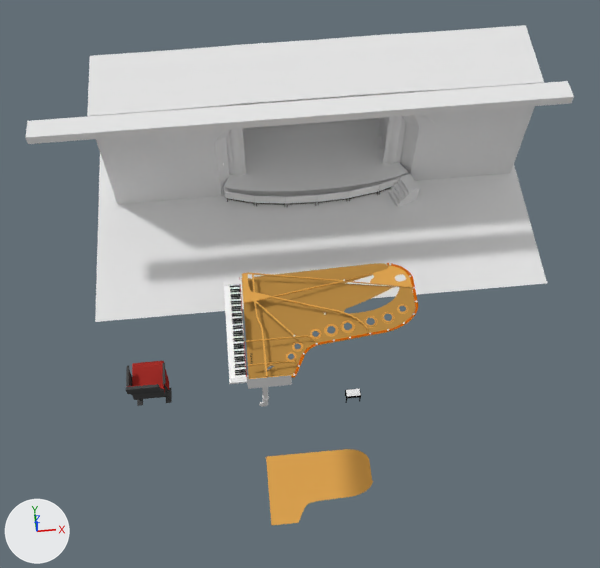
The Blender file piano2.blend as it was, and as the next commit left it.
Rendered twice from a 50 mm lens placed at (-7.6, -50.9, 69.4), pointed at (-3.2, -5.0, -11.9). Every picture has the same lights, and +X, +Y and +Z are marked at lower left.

In view in the first picture: 'audience seat red parts', 'curtains', 'floor', 'piano insides', 'piano insides.001', 'piano insides.002', 'stage', 'stage.001', 'top bar', 'walls'.
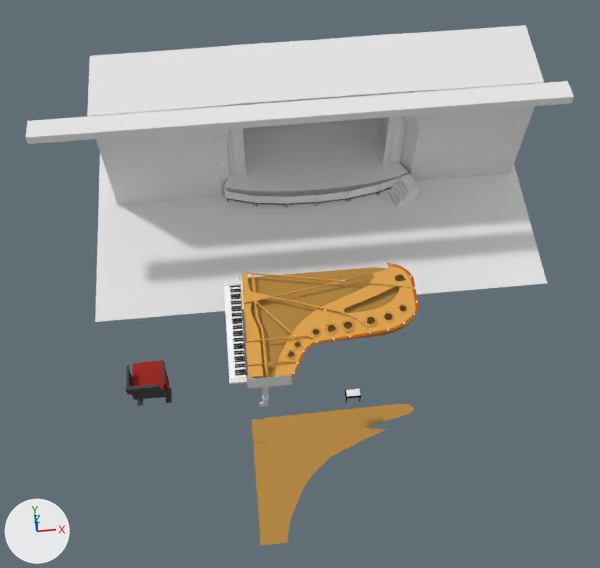
Boxes (x1, y1, x2, y2) around the edits, measured in the pictures (600 x 568 px):
'piano insides.001', reshaped, moved, turned
    before: (242, 263, 415, 378)
    after: (274, 284, 415, 377)
'piano insides.003', added
    after: (252, 404, 414, 546)
'piano insides', reshaped (56% shorter)
    before: (242, 265, 412, 525)
    after: (242, 265, 412, 380)
'piano insides.005', added
    after: (248, 267, 414, 378)
'piano insides.002', moved, turned
    before: (291, 263, 418, 378)
    after: (291, 263, 418, 376)
'piano insides.004', added (orange)
    after: (286, 304, 408, 360)
part 2 of me_cube_006, deleted (orange)
    before: (266, 304, 408, 525)
part 3 of me_cube_006, cut back
    before: (249, 301, 377, 379)
    after: (243, 297, 369, 380)

The change, as a list of edits to the scene's bpy script:
```text
Change me_cube_008:
    used by ob_piano_insides_001; location = (-2.5, -18.8, 5.5); rotation_euler = (0.0, -0.0563, 0.0), in degrees (0, -3.2, 0); scale = (8.51, 5.18, 1.0)
    remove me_cube_008.from_pydata(...)  # 374 vertices, 14 faces; spans x -0.81..0.94, y -0.94..0.98, z 0.39..0.49
    remove me_cube_008.materials.append(mat_material_007)  # orange #b68945
    add me_cube_008.from_pydata(...)  # 338 vertices, 9 faces; spans x -0.54..0.94, y -0.94..0.57, z 0.39..0.44
    me_cube_008 part 1: 47 vertices moved from x -0.58..0.94, y -0.94..0.49, z 0.41..0.49 to x -0.54..0.94, y -0.94..0.49, z 0.4..0.44; 107 vertices removed from x -0.81..0.74, y -0.94..0.98, z 0.41..0.47; 71 vertices added at x -0.46..0.7, y -0.54..0.57, z 0.4..0.42
    add me_cube_008.materials.append(mat_material_004)  # orange #e0a652
Change me_cube_006:
    used by ob_piano_insides; location = (-2.5, -18.8, 5.9); scale = (8.51, 5.18, 1.0)
    remove me_cube_006.from_pydata(...)  # 1714 vertices, 998 faces, 12 loose edges; spans x -0.8..1.0, y -1.0..1.0, z -50.4..0.6
    add me_cube_006.from_pydata(...)  # 384 vertices, 235 faces, 12 loose edges; spans x -0.8..0.9, y -1.0..1.0, z -0.5..0.6
    me_cube_006 part 2: 13 loose pieces with 1059 vertices, spanning x -0.8..1.0, y -0.9..1.0, z -50.4..0.5, are deleted
    me_cube_006 part 3: 8 vertices moved within x -0.6..0.4, y -0.9..-0.1, z -0.1..0.5; 334 vertices removed from x -0.8..0.5, y -1.0..0.0, z -0.2..0.5; 63 vertices added at x -0.8..0.4, y -1.0..0.6, z -0.5..0.6
Change ob_piano_insides_002:
    ob_piano_insides_002.location: (-2.5, -18.8, 5.4) -> (-2.5, -18.8, 5.7)
    ob_piano_insides_002.rotation_euler: (0.0, -0.0563, 0.0) -> (-0.00239, -0.0262, -0.00846)  # degrees (0, -3.2, 0) -> degrees (-0.1, -1.5, -0.5)
Change ob_piano_insides_001:
    ob_piano_insides_001.location: (-2.5, -18.8, 5.5) -> (-2.5, -18.8, 5.8)
    ob_piano_insides_001.rotation_euler: (0.0, -0.0563, 0.0) -> (0.0, -0.0205, 0.0)  # degrees (0, -3.2, 0) -> degrees (0, -1.2, 0)
Add ob_piano_insides_003:
    ob_piano_insides_003 = bpy.data.objects.new('piano insides.003', me_cube_020)  # 49 vertices, 7 faces, 1 loose edge; spans x -0.81..0.74, y -0.94..0.98, z 0.47..0.71; in mat_material_007 (orange #b68945); modifiers BEVEL
    ob_piano_insides_003.location = (-2.5, -32.1, 5.5)
    ob_piano_insides_003.rotation_euler = (0.0, -0.0563, 0.0)  # degrees (0, -3.2, 0)
    ob_piano_insides_003.scale = (8.51, 5.18, 1.0)
Add ob_piano_insides_004:
    ob_piano_insides_004 = bpy.data.objects.new('piano insides.004', me_cube_021)  # 1652 vertices, 802 faces, 37 loose edges; spans x -0.4..0.9, y -0.7..0.1, z -50.4..0.5; in mat_material_004 (orange #e0a652); modifiers BEVEL
    ob_piano_insides_004.location = (-2.5, -18.8, 6.2)
    ob_piano_insides_004.rotation_euler = (0.0, 0.0358, 0.0)  # degrees (0, 2.1, 0)
    ob_piano_insides_004.scale = (8.51, 5.18, 1.0)
Add ob_piano_insides_005:
    ob_piano_insides_005 = bpy.data.objects.new('piano insides.005', me_cube_025)  # 66 vertices, 1 face; spans x -0.55..1.17, y -3.17..-1.32, z -19.47..-19.45; in mat_material_007 (orange #b68945); modifiers BEVEL
    ob_piano_insides_005.location = (-4.6, -7.1, 25.3)
    ob_piano_insides_005.scale = (8.51, 5.18, 1.0)
```
